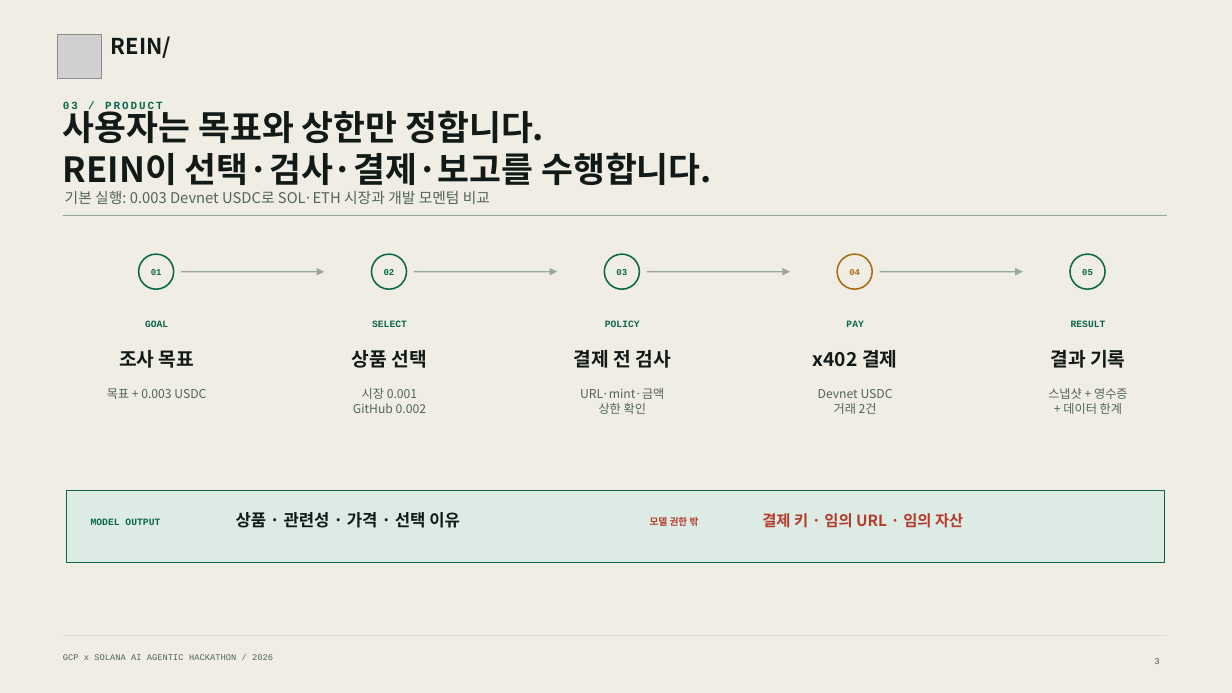
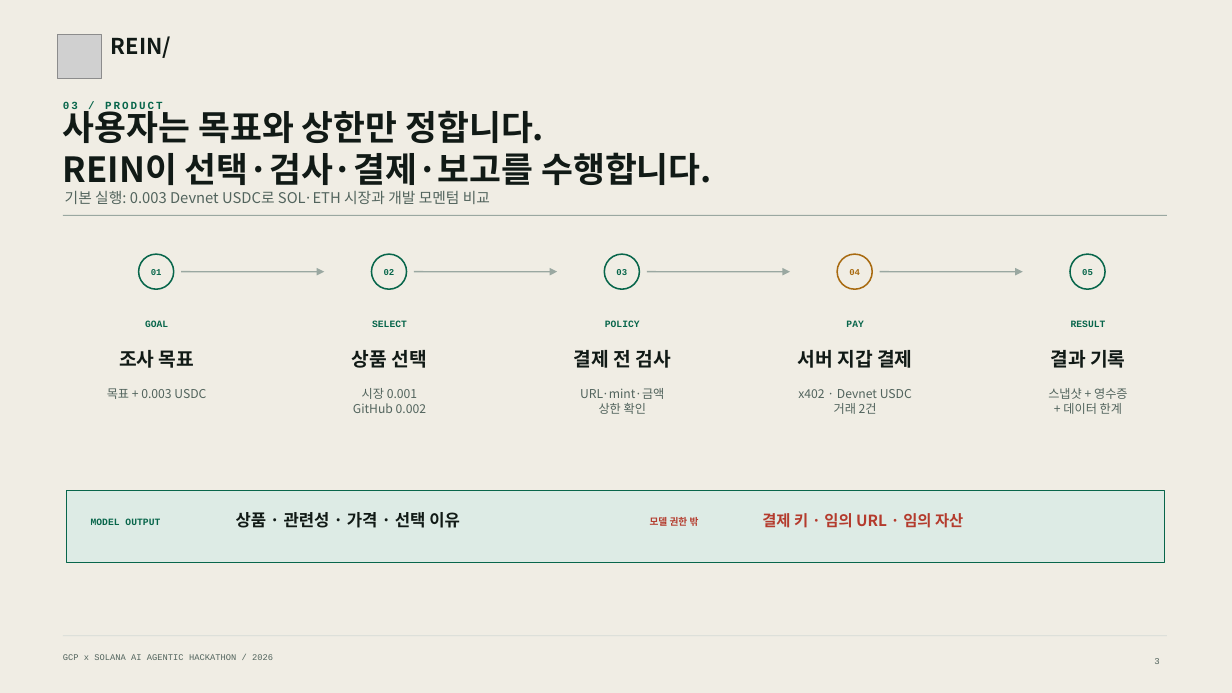
Before and after one commit to jeonsavvy/REIN, a slide deck: slide 3 of output/presentation/REIN-Hackathon-Deck.pptx. Drawn at 1232x693 pixels with LibreOffice and Linux fonts; fonts in the diff are those of the drawing; grey boxes stand for pictures. Boxes give left, top, right and bottom in pixels: in the first picture for what was removed or moved away, otherwise in the second. Text is boxed around its words. In the diff, an @@ line names an element or a change of style, - is before the commit and + after.

```diff
--- a/output/presentation/REIN-Hackathon-Deck.pptx
+++ b/output/presentation/REIN-Hackathon-Deck.pptx
@@ text at (798, 350, 912, 368): text changed @@
-x402 결제
+서버 지갑 결제
@@ text at (798, 389, 912, 398): text changed @@
-Devnet USDC
+x402 · Devnet USDC
```
Also in this commit, not shown: 6 other slides changed, 27 other files.
